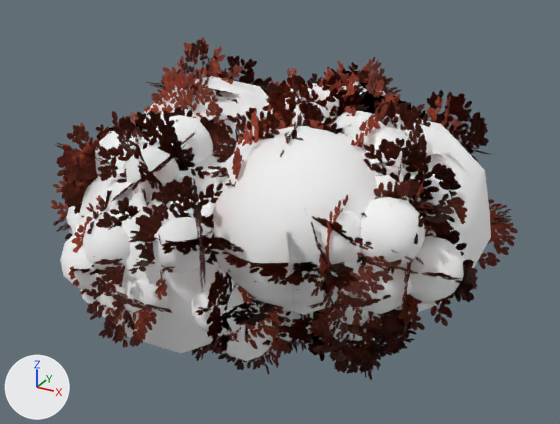
What one commit did to the glTF model assets/trees/bush_autumn/bush_autumn.gltf.
Camera for both pictures: a camera (50 mm lens) standing at (1.99, -3.6, 2.4) and looking at (-0.03, 0.07, 0.56). The lights are fixed; the arrows at lower left show +X, +Y and +Z. The first picture is the older version. Objects named as collision shapes, trigger or cutter boxes, shadow casters or lower levels of detail are left out. Where no turn or scale is listed for an object, it has been applied to the vertices. Vertices at exactly the same position are counted once.

Script lines for the objects in view, before the commit:
```python
me_leaves_lod0 = bpy.data.meshes.new('leaves_LOD0')
me_leaves_lod0.from_pydata(...)  # 3575 vertices, 3432 faces; spans x -1.37..1.37, y -1.36..1.58, z -0.38..1.6
me_leaves_lod0.materials.append(mat_leaves)
me_shadow_lod0 = bpy.data.meshes.new('shadow_LOD0')
me_shadow_lod0.from_pydata(...)  # 4998 vertices, 9520 faces; spans x -1.11..1.21, y -1.1..1.34, z -0.21..1.36
me_shadow_lod0.materials.append(mat_shadowproxy)
ob_bush_autumn_leaves_lod0 = bpy.data.objects.new('bush_autumn_leaves_LOD0', me_leaves_lod0)
ob_bush_autumn_leaves_lod0.location = (0.0, 0.0, 0.0)
ob_bush_autumn_shadow_lod0 = bpy.data.objects.new('bush_autumn_shadow_LOD0', me_shadow_lod0)
ob_bush_autumn_shadow_lod0.location = (0.0, 0.0, 0.0)
```
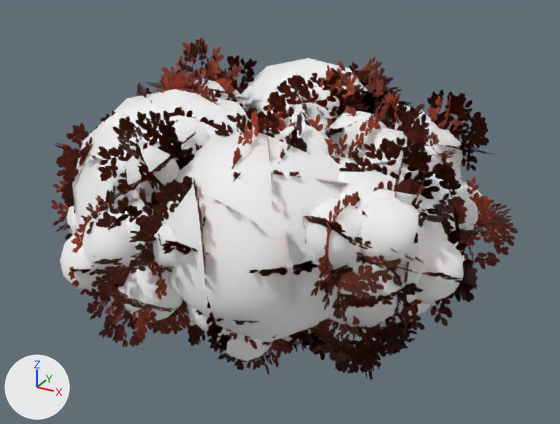
Location of each change, [x1, y1, x2, y2] in pixels of the pictures (560 x 424 px; the box of a moved part takes in the faces that stretch with it):
'bush_autumn_shadow_LOD0', reshaped (6% taller)
    before: [60, 76, 491, 361]
    after: [60, 58, 483, 361]
'bush_autumn_leaves_LOD0', reshaped
    before: [51, 37, 518, 381]
    after: [51, 37, 518, 380]
part 1 of me_leaves_lod0, moved or reshaped (not visible afterwards)
    before: [192, 338, 239, 361]
part 2 of me_leaves_lod0, moved or reshaped (not visible before)
    after: [100, 83, 152, 122]
part 3 of me_leaves_lod0, moved or reshaped
    before: [255, 210, 350, 305]
    after: [339, 266, 423, 325]
part 4 of me_leaves_lod0, moved or reshaped (not visible afterwards)
    before: [266, 101, 338, 136]
part 5 of me_leaves_lod0, moved or reshaped (not visible before)
    after: [201, 172, 257, 227]
part 6 of me_leaves_lod0, moved or reshaped (not visible before)
    after: [238, 137, 301, 202]
part 7 of me_leaves_lod0, moved or reshaped (mostly hidden)
    before: [146, 37, 451, 308]
    after: [145, 37, 457, 191]
part 8 of me_shadow_lod0, added
    after: [240, 58, 369, 117]
part 9 of me_shadow_lod0, added
    after: [72, 89, 255, 229]
part 10 of me_shadow_lod0, moved or reshaped
    before: [208, 126, 378, 315]
    after: [326, 151, 458, 332]
part 11 of me_shadow_lod0, added
    after: [166, 129, 340, 342]
part 12 of me_shadow_lod0, added (mostly hidden)
    after: [373, 100, 462, 197]
part 13 of me_shadow_lod0, moved or reshaped (not visible afterwards)
    before: [362, 127, 414, 167]
part 14 of me_shadow_lod0, added (mostly hidden)
    after: [419, 144, 443, 167]
part 15 of me_shadow_lod0, added
    after: [358, 128, 411, 162]
part 16 of me_shadow_lod0, deleted
    before: [75, 149, 263, 354]
part 17 of me_shadow_lod0, deleted
    before: [382, 114, 491, 316]
part 18 of me_shadow_lod0, moved or reshaped (mostly hidden afterwards)
    before: [143, 76, 386, 147]
    after: [182, 79, 231, 101]

The change, as a list of edits to the scene's bpy script:
```text
Change me_leaves_lod0:
    used by ob_bush_autumn_leaves_lod0; location = (0.0, 0.0, 0.0)
    remove me_leaves_lod0.from_pydata(...)  # 3575 vertices, 3432 faces; spans x -1.37..1.37, y -1.36..1.58, z -0.38..1.6
    add me_leaves_lod0.from_pydata(...)  # 3575 vertices, 3432 faces; spans x -1.37..1.37, y -1.36..1.59, z -0.38..1.61
    me_leaves_lod0 part 1: the loose piece of 25 vertices spanning x -0.46..0.19, y -0.84..-0.15, z -0.27..0.61 is moved by (-0.14, 0.23, 0.13)
    me_leaves_lod0 part 2: the loose piece of 25 vertices spanning x -0.85..-0.18, y -0.89..-0.15, z 0.47..1.28 is moved by (-0.17, 0.23, 0.18)
    me_leaves_lod0 part 3: the loose piece of 25 vertices spanning x 0.19..0.91, y -1.05..-0.34, z 0.38..1.17 is moved by (0.28, 0.2, -0.13)
    me_leaves_lod0 part 4: the loose piece of 25 vertices spanning x -0.03..0.69, y -0.7..0.02, z 0.73..1.44 is moved by (0.28, 0.19, -0.14)
    me_leaves_lod0 part 5: the loose piece of 25 vertices spanning x -0.24..0.49, y -0.33..0.38, z -0.01..0.78 is moved by (0.16, -0.78, 0.52)
    me_leaves_lod0 part 6: the loose piece of 25 vertices spanning x -0.2..0.49, y -0.22..0.46, z 0.04..0.86 is moved by (0.17, -0.76, 0.54)
    me_leaves_lod0 part 7: 525 of 3575 vertices moved; they spanned x -1.06..1.16, y -0.64..1.33, z -0.32..1.6 and now span x -1.06..1.12, y -0.89..1.34, z -0.35..1.61; mean shift (-0.08, 0.04, -0.02); largest move (1.08, -0.16, 0.2) -> (-0.25, -0.07, 0.57)
    other edits to the shape of me_leaves_lod0 do not show in these pictures
Change me_shadow_lod0:
    used by ob_bush_autumn_shadow_lod0; location = (0.0, 0.0, 0.0)
    remove me_shadow_lod0.from_pydata(...)  # 4998 vertices, 9520 faces; spans x -1.11..1.21, y -1.1..1.34, z -0.21..1.36
    add me_shadow_lod0.from_pydata(...)  # 5040 vertices, 9600 faces; spans x -1.14..1.21, y -1.11..1.34, z -0.25..1.36
    me_shadow_lod0 part 8: a new loose piece, an icosphere of 80 faces spanning x -0.73..0.4, y 0.13..1.25, z 0.21..1.34, in mat_shadowproxy
    me_shadow_lod0 part 9: a new loose piece, an icosphere of 80 faces spanning x -1.14..0.14, y -0.89..0.39, z 0.03..1.31, in mat_shadowproxy
    me_shadow_lod0 part 10: the loose piece of 42 vertices spanning x -0.1..0.86, y -0.93..0.02, z 0.34..1.29 is moved by (0.28, 0.19, -0.13)
    me_shadow_lod0 part 11: a new loose piece, an icosphere of 80 faces spanning x -0.34..0.76, y -1.06..0.04, z 0.17..1.27, in mat_shadowproxy
    me_shadow_lod0 part 12: a new loose piece, an icosphere of 80 faces spanning x -0.07..0.95, y -0.12..0.91, z 0.19..1.22, in mat_shadowproxy
    me_shadow_lod0 part 13: the loose piece of 42 vertices spanning x 0.52..0.86, y -0.3..0.04, z 0.9..1.24 is moved by (-0.03, -0.05, -0.5)
    me_shadow_lod0 part 14: a new loose piece, an icosphere of 80 faces spanning x 0.58..0.92, y -0.07..0.27, z 0.77..1.11, in mat_shadowproxy
    me_shadow_lod0 part 15: a new loose piece, an icosphere of 80 faces spanning x 0.51..0.85, y -0.29..0.05, z 0.9..1.24, in mat_shadowproxy
    me_shadow_lod0 part 16: the loose piece of 42 vertices spanning x -0.94..0.25, y -1.08..0.11, z -0.08..1.11 is deleted
    me_shadow_lod0 part 17: the loose piece of 42 vertices spanning x 0.04..1.2, y -0.49..0.67, z 0.09..1.25 is deleted
    me_shadow_lod0 part 18: 295 vertices moved from x -0.72..0.82, y -0.06..1.1, z 0.01..1.29 to x -0.72..0.83, y -0.07..1.1, z 0.01..1.29; 168 vertices removed from x -1.07..0.6, y -0.37..1.24, z 0.05..1.29; 42 vertices added at x -0.58..0.19, y -0.04..0.96, z 0.05..0.94
    other edits to the shape of me_shadow_lod0 do not show in these pictures
```
